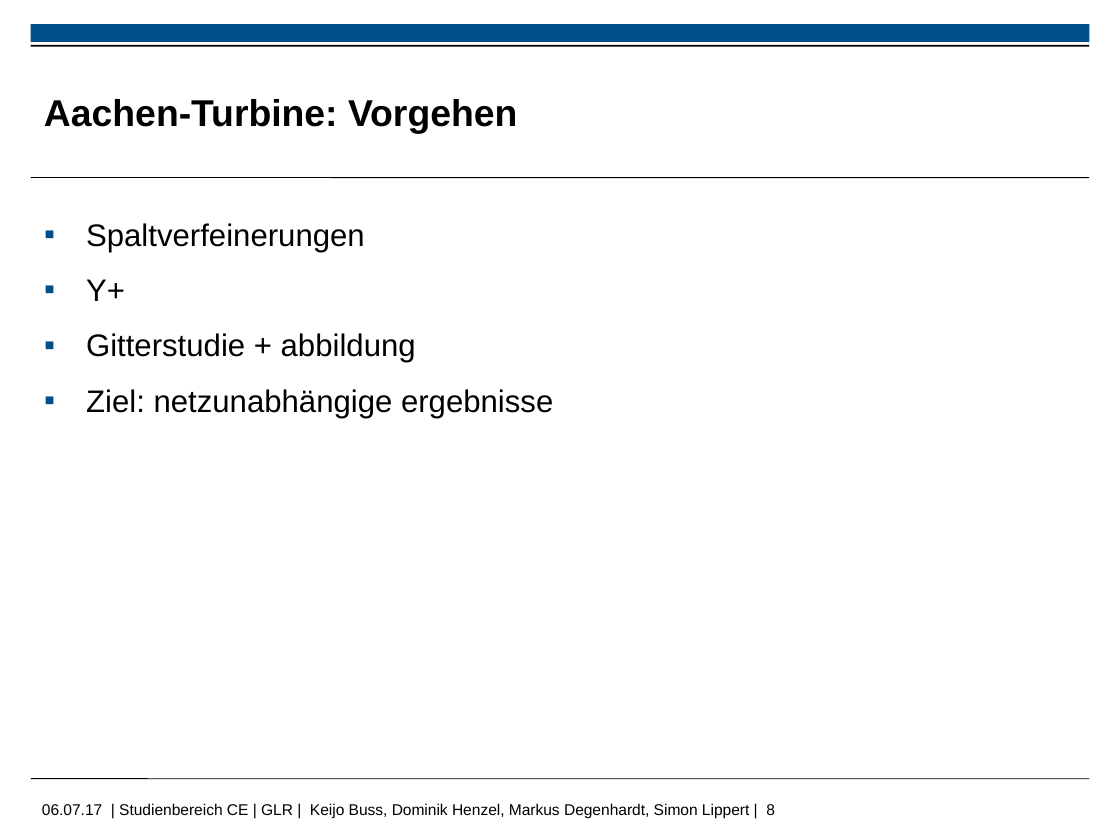
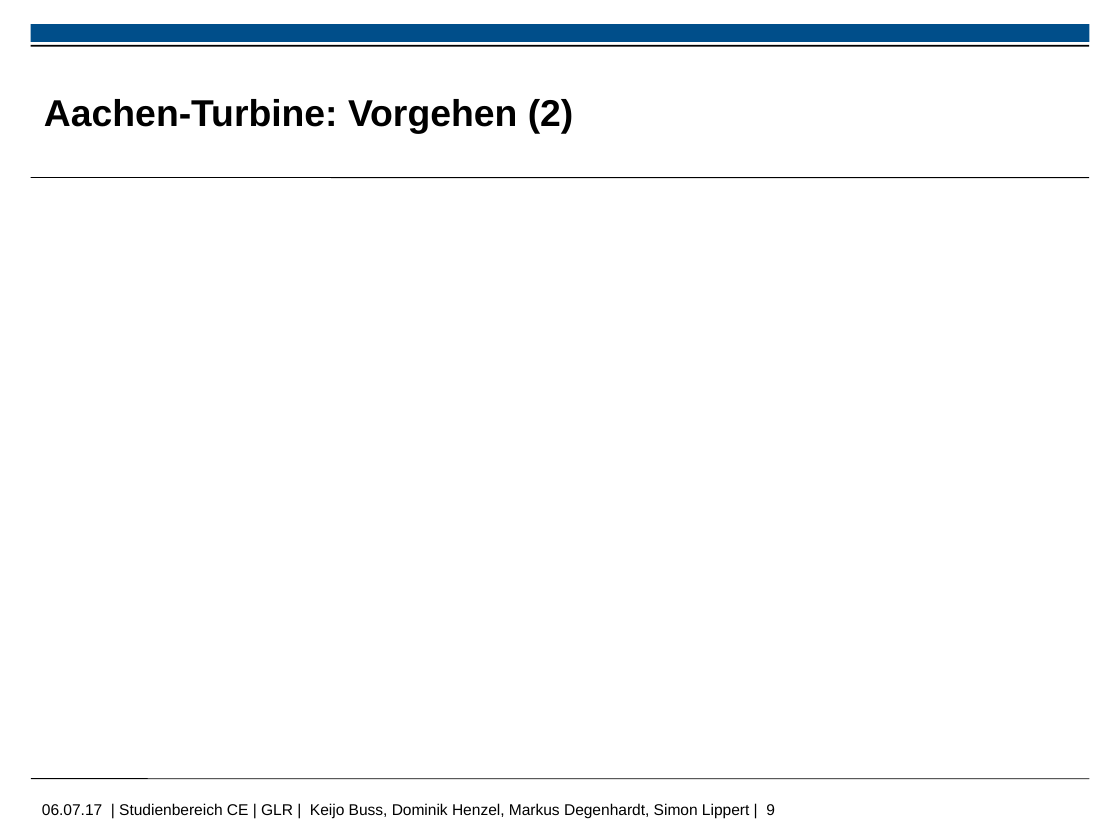
Before and after one commit to MDegenhardt/AusarbeitungADP, a slide deck: slide 9 of Präsentation/Abschluss_Präsentation_Markus.pptx (slide 8 before the commit). Drawn at 1120x840 pixels with LibreOffice and Linux fonts; fonts in the diff are those of the drawing; grey boxes stand for pictures; background and template pictures are left out. Boxes give left, top, right and bottom in pixels: in the first picture for what was removed or moved away, otherwise in the second. Text is boxed around its words. In the diff, an @@ line names an element or a change of style, - is before the commit and + after.

Commit message:
Präsentation Aachen-Turbine Vorgehen

```diff
--- a/Präsentation/Abschluss_Präsentation_Markus.pptx
+++ b/Präsentation/Abschluss_Präsentation_Markus.pptx
@@ title at [44, 99, 574, 133]: text changed @@
-Aachen-Turbine: Vorgehen
+Aachen-Turbine: Vorgehen (2)
@@ text removed at [86, 223, 553, 418] @@
-▪ Spaltverfeinerungen
-▪ Y+
-▪ Gitterstudie + abbildung
-▪ Ziel: netzunabhängige ergebnisse
@@ text at [42, 803, 775, 819]: text changed @@
-06.07.17 | Studienbereich CE | GLR | Keijo Buss, Dominik Henzel, Markus Degenhardt, Simon Lippert | 8
+06.07.17 | Studienbereich CE | GLR | Keijo Buss, Dominik Henzel, Markus Degenhardt, Simon Lippert | 9
```
Also in this commit, not shown: 3 slides added, 1 other file.
